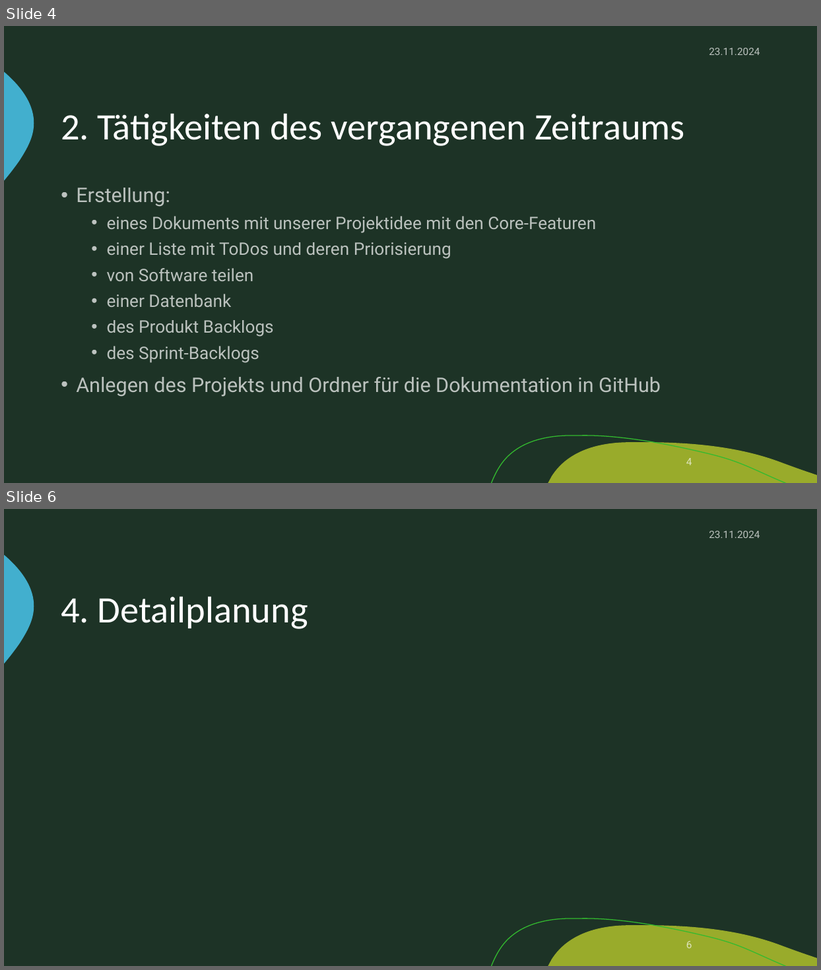
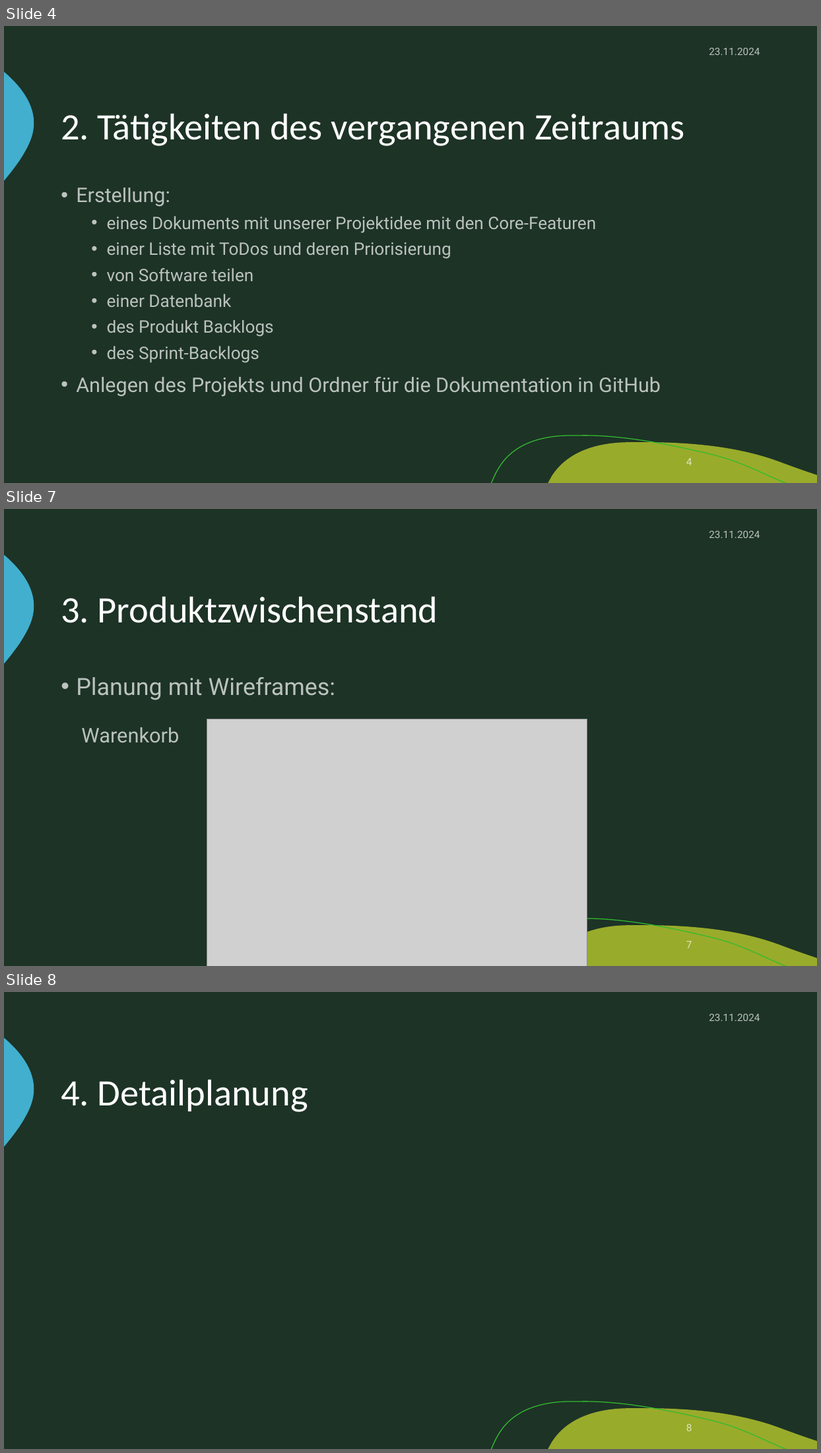
Before and after one commit to zIExpantion/ZumGelbenBach, a slide deck: Dokumente/Sprint-Backlog/Sprint-Backlog1.pptx. Shown one above the other, each under a label of ours: slides 4 and 6 before the commit, slides 4, 7 and 8 after it; the slides between them are not shown. The pictures are 821x970 and 821x1453 pixels, drawn with LibreOffice and Linux fonts; fonts in the diff are those of the drawing; grey boxes stand for pictures; background and template pictures are left out. Boxes give left, top, right and bottom in pixels: in the first picture for what was removed or moved away, otherwise in the second. Text is boxed around its words. In the diff, an @@ line names an element or a change of style, - is before the commit and + after.

```diff
--- a/Dokumente/Sprint-Backlog/Sprint-Backlog1.pptx
+++ b/Dokumente/Sprint-Backlog/Sprint-Backlog1.pptx
@@ slide 7 added at (4,509,817,966), background #1D3326; not listed: 3 template elements that a slide beside it also shows @@
@@ text added at (709,531,760,538), 12 pt, text #FFFFFF at 70% opacity @@
+23.11.2024
@@ title added at (61,596,438,623), 44 pt, text #FFFFFF @@
+3. Produktzwischenstand
@@ text added at (76,677,336,700), 28 pt, text #FFFFFF at 70% opacity @@
+• Planung mit Wireframes:
@@ picture added at (207,720,587,966) @@
@@ text added at (81,727,179,743), 24 pt, text #FFFFFF at 70% opacity @@
+Warenkorb
@@ page number added at (686,941,692,949), 12 pt, text #FFFFFF at 70% opacity @@
+7
@@ what was slide 6 is now slide 8 @@
```
Also in this commit, not shown: 1 slide changed, 1 other slide added.
